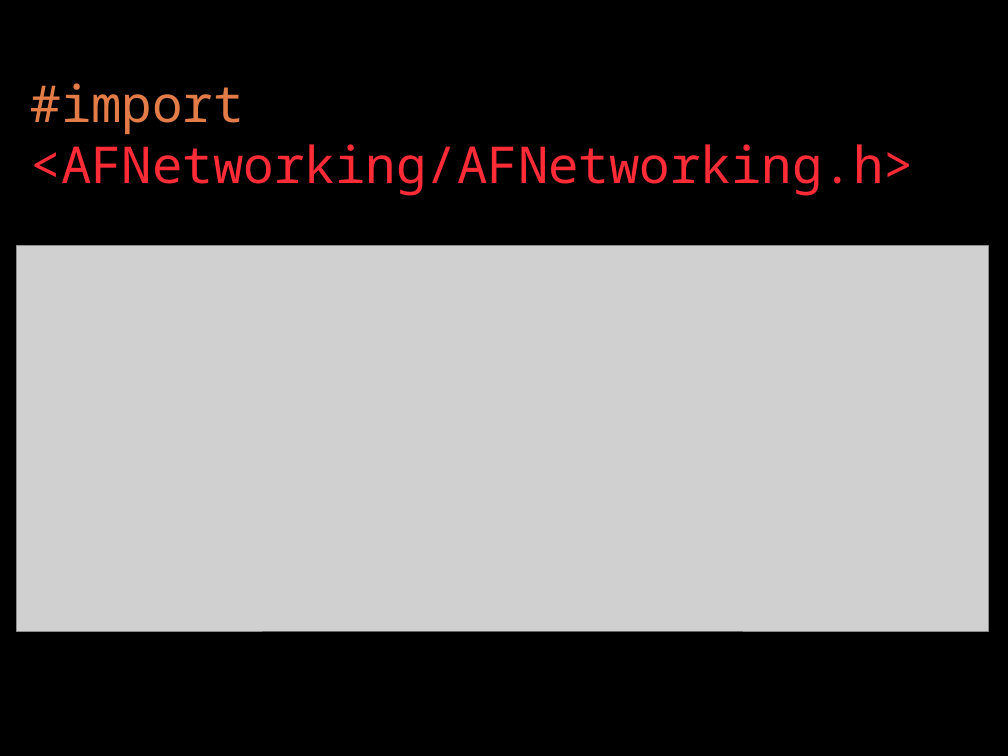
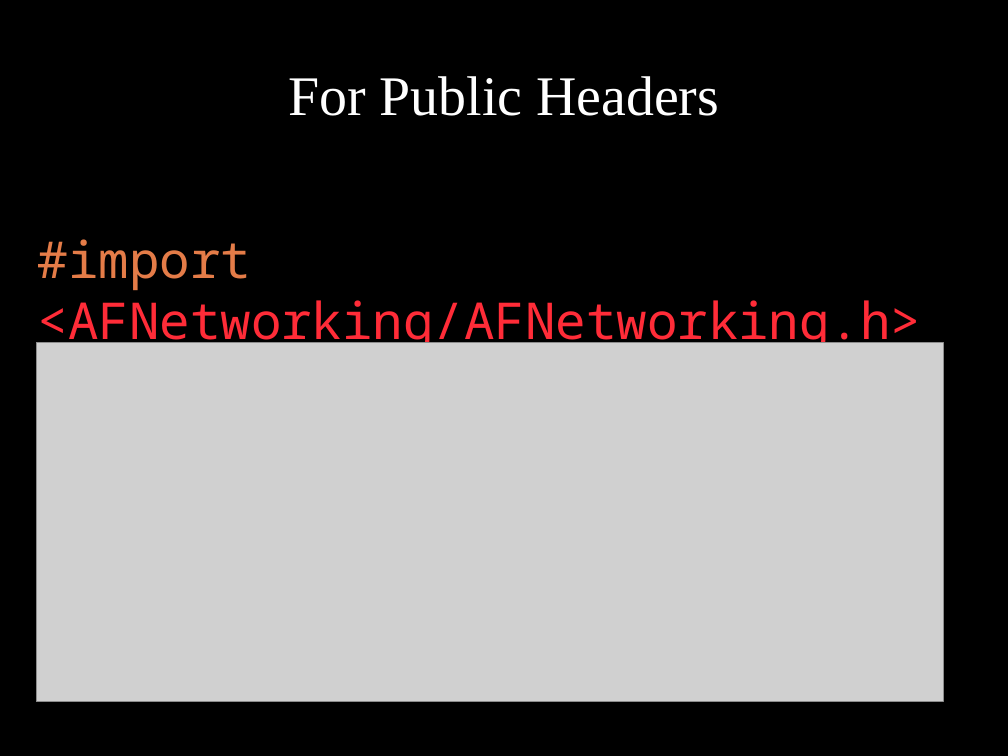
Before and after one commit to dodikk/StaticLib-Slides, a slide deck: slide 39 of Libraries-GoingNative.odp. Drawn at 1008x756 pixels with LibreOffice and Linux fonts; fonts in the diff are those of the drawing; grey boxes stand for pictures. Boxes give left, top, right and bottom in pixels: in the first picture for what was removed or moved away, otherwise in the second. Text is boxed around its words. In the diff, an @@ line names an element or a change of style, - is before the commit and + after.

```diff
--- a/Libraries-GoingNative.odp
+++ b/Libraries-GoingNative.odp
@@ title added at (x1=288, y1=76, x2=719, y2=116), 44 pt, text #FFFFFF @@
+For Public Headers
@@ text "#import <AFNetworking/AFNetworking.h>" moved from (x1=31, y1=83, x2=914, y2=196) to (x1=38, y1=239, x2=921, y2=352) @@
@@ picture resized from (x1=16, y1=245, x2=989, y2=631) to (x1=36, y1=342, x2=943, y2=702) @@
```
Also in this commit, not shown: 2 other slides changed, 5 slides added, 2 other files.
